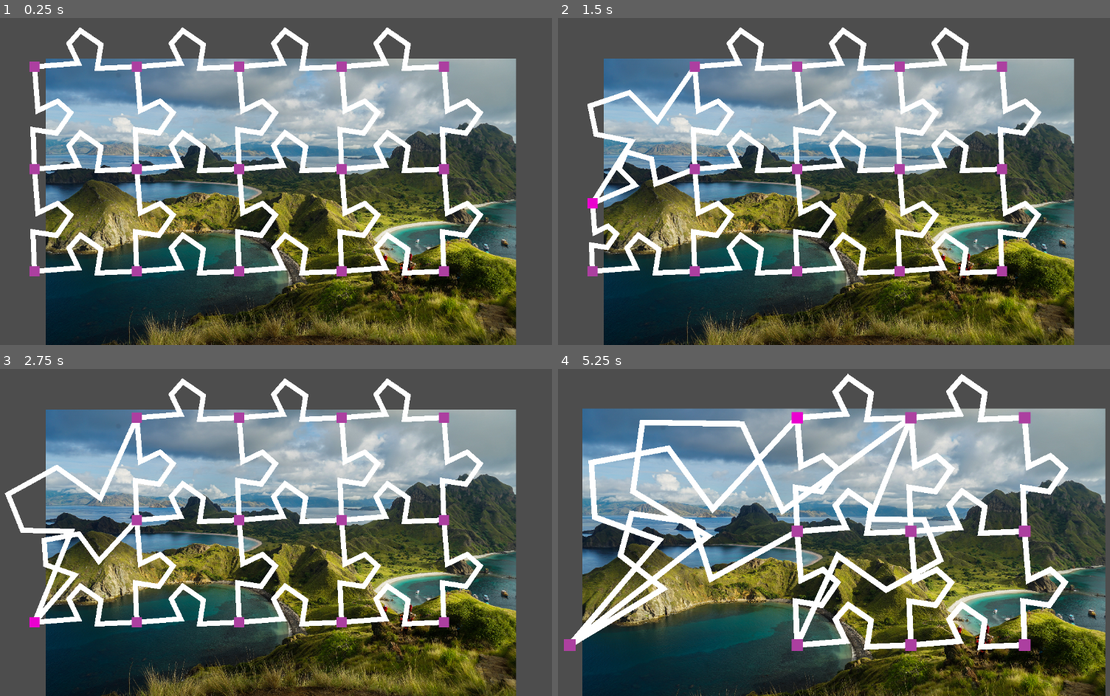
Above: before the commit, frames 1-4 (two rows, left to right).
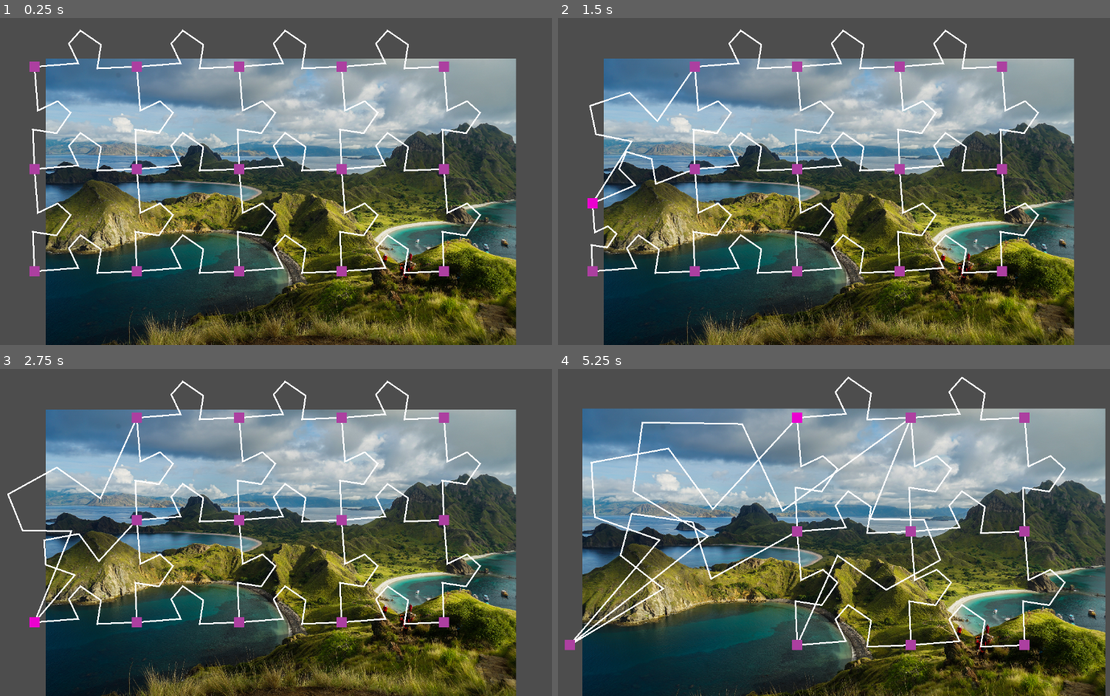
Above: after the commit, the same moments.

Repository: kreibaum/puzzle-shark
Game: Godot game, scene res://editor.tscn
Two runs of this game, one before a commit and one after it. Both use one fixed random seed, a clock stepped at 60 frames per second and the inputs below.
Inputs (mouse positions are in pixels of both pictures, inside the frame that each line leads up to):
- Up to frame 1 (0.25 s): no input
- Up to frame 2 (1.5 s): tap Enter at 0.5 s; drag from (591, 67) to (591, 168) at 0.52 s; tap Space at 1.25 s; drag from (591, 168) to (591, 269) at 1.27 s
- Up to frame 3 (2.75 s): tap Enter at 2 s; hold Mouse wheel down (ZoomIn) from 2.03 s (still down); click (33, 620) at 2.17 s; tap Mouse wheel up (ZoomOut) at 2.3 s
- Up to frame 4 (5.25 s): release Mouse wheel down (ZoomIn) at 2.75 s; tap Space at 2.75, 4.25 s; drag from (696, 418) to (591, 620) at 2.77 s; tap Enter at 3.5 s; drag from (696, 519) to (591, 620) at 3.52 s; drag from (696, 620) to (900, 418) at 4.27 s; move the mouse to (795, 418) at 5.02 s; hold Mouse wheel up (ZoomOut) from 5.03 s (still down); click (795, 418) at 5.17 s

The runs differ from the first frame. In frame 1, 8.5% of the frame differs, in the area x 5-88%, y 2-79%; in frame 2, 8.3%; in frame 3, 8.4%; in frame 4, 11%, in the area x 1-93%, y 1-87%.

Commit message:
Make Handle size and Edge width zoom invariant.

Diff:
--- a/DragDropHandle.gd
+++ b/DragDropHandle.gd
@@ -3,11 +3,13 @@
 var drag_offset : Vector2 = Vector2(0, 0)
 var is_dragging : bool = false
 
+@export var camera: Camera2D
+
 signal position_changed
 
 # Called when the node enters the scene tree for the first time.
 func _ready():
-	pass # Replace with function body.s
+	camera.zoom_changed.connect(update_zoom)
 
 # Called every frame. 'delta' is the elapsed time since the previous frame.
 func _process(delta):
@@ -41,3 +43,6 @@
 
 func _mouse_exit():
 	$Polygon2D.color = "ad40a0"
+
+func update_zoom(zoom):
+	self.scale = Vector2(1/zoom.x, 1/zoom.y)
--- a/Edge.gd
+++ b/Edge.gd
@@ -2,6 +2,8 @@
 
 @export var left_handle : DragDropHandle
 @export var right_handle : DragDropHandle
+
+@export var camera: Camera2D
 
 var template_points
 
@@ -9,6 +11,8 @@
 # At this point, all other nodes already exist, even though they may not be
 # members of the scene tree yet.
 func _ready():
+	camera.zoom_changed.connect(update_zoom)
+
 	left_handle.position_changed.connect(update_position)
 	right_handle.position_changed.connect(update_position)
 
@@ -41,3 +45,6 @@
 	# It is important that we first move
 	var zero_out = Transform2D(0, Vector2.ONE, 0, -left)
 	return Transform2D(target_angle - shape_angle, scale_vector, 0, left_handle.position) * zero_out
+
+func update_zoom(zoom):
+	$EdgeShape.width = 3/zoom.x
--- a/PanCamera.gd
+++ b/PanCamera.gd
@@ -1,4 +1,6 @@
 extends Camera2D
+
+signal zoom_changed(float)
 
 # Called when the node enters the scene tree for the first time.
 func _ready():
@@ -27,3 +29,4 @@
 	var mouse_new = get_global_mouse_position()
 	var relative = mouse_new - mouse_old
 	self.position -= relative
+	zoom_changed.emit(self.zoom)
--- a/PuzzleCanvas.gd
+++ b/PuzzleCanvas.gd
@@ -17,6 +17,7 @@
 			points[Vector2i(x, y)] = handle
 			handle.position = Vector2(200 * x, 200 * y)
 			handle.z_index = 2
+			handle.camera = camera
 			add_child(handle)
 
 	for x in range(1, w):
@@ -24,6 +25,7 @@
 			var edge : Edge = edge_scene.instantiate()
 			edge.left_handle = points[Vector2i(x-1, y)]
 			edge.right_handle = points[Vector2i(x, y)]
+			edge.camera = camera
 			add_child(edge)
 
 	for x in range(0, w):
@@ -31,4 +33,5 @@
 			var edge : Edge = edge_scene.instantiate()
 			edge.left_handle = points[Vector2i(x, y-1)]
 			edge.right_handle = points[Vector2i(x, y)]
+			edge.camera = camera
 			add_child(edge)
--- a/edge.tscn
+++ b/edge.tscn
@@ -9,3 +9,4 @@
 
 [node name="EdgeShape" type="Line2D" parent="."]
 points = PackedVector2Array(0, 20, 98, -5, 69, -46, 90, -80, 142, -56, 143, -1, 232, -20)
+width = 3.0
